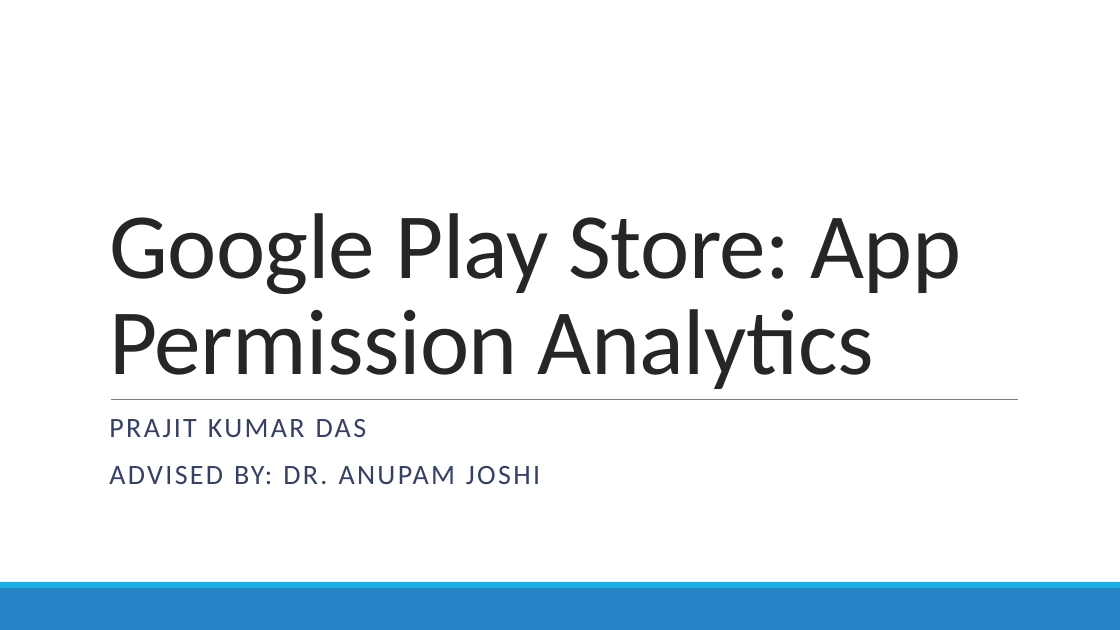
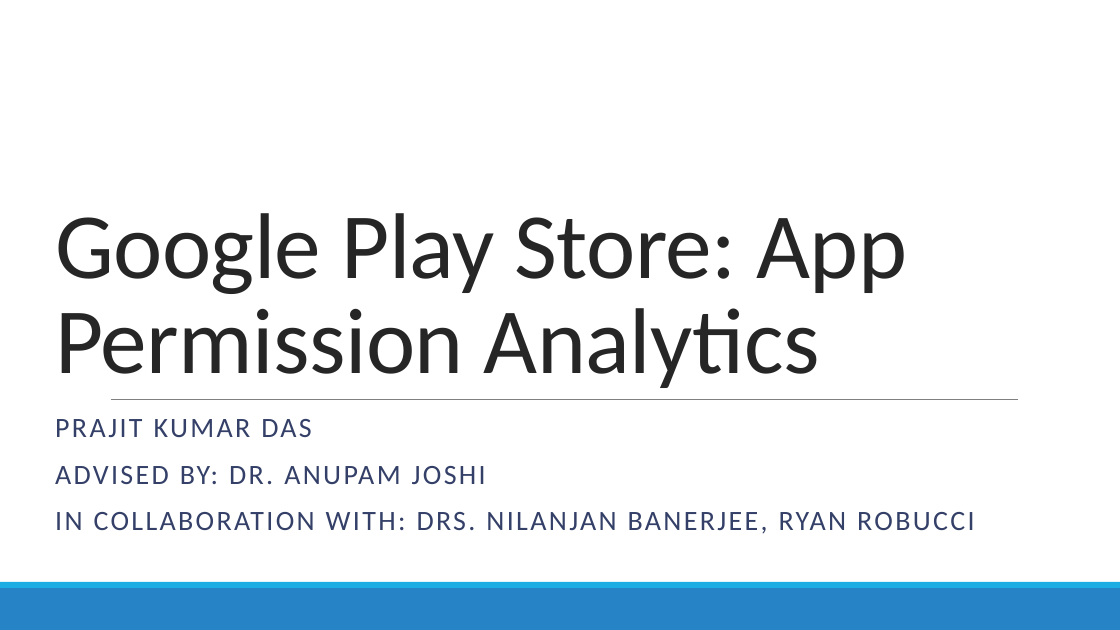
Before and after one commit to prajitdas/AndroidAnalytics, a slide deck: slide 1 of documentation/presentations/Google Play Store - Prajit.pptx. Drawn at 1120x630 pixels with LibreOffice and Linux fonts; fonts in the diff are those of the drawing. Boxes give left, top, right and bottom in pixels: in the first picture for what was removed or moved away, otherwise in the second. Text is boxed around its words. In the diff, an @@ line names an element or a change of style, - is before the commit and + after.

Commit message:
presentation

```diff
--- a/documentation/presentations/Google Play Store - Prajit.pptx
+++ b/documentation/presentations/Google Play Store - Prajit.pptx
@@ title "Google Play Store: App Permission ...": place and size @@
-title "Google Play Store: App Permission ..." at bbox=[109, 213, 961, 389]
+title "Google Play Store: App Permission ..." at bbox=[55, 213, 907, 388]
@@ subtitle "PRAJIT KUMAR DAS": place and size @@
-subtitle "PRAJIT KUMAR DAS" at bbox=[109, 419, 540, 484]
+subtitle "PRAJIT KUMAR DAS" at bbox=[55, 419, 975, 534]
@@ subtitle at bbox=[55, 512, 975, 534]: paragraph added @@
+IN COLLABORATION WITH: DRS. NILANJAN BANERJEE, RYAN ROBUCCI
```
